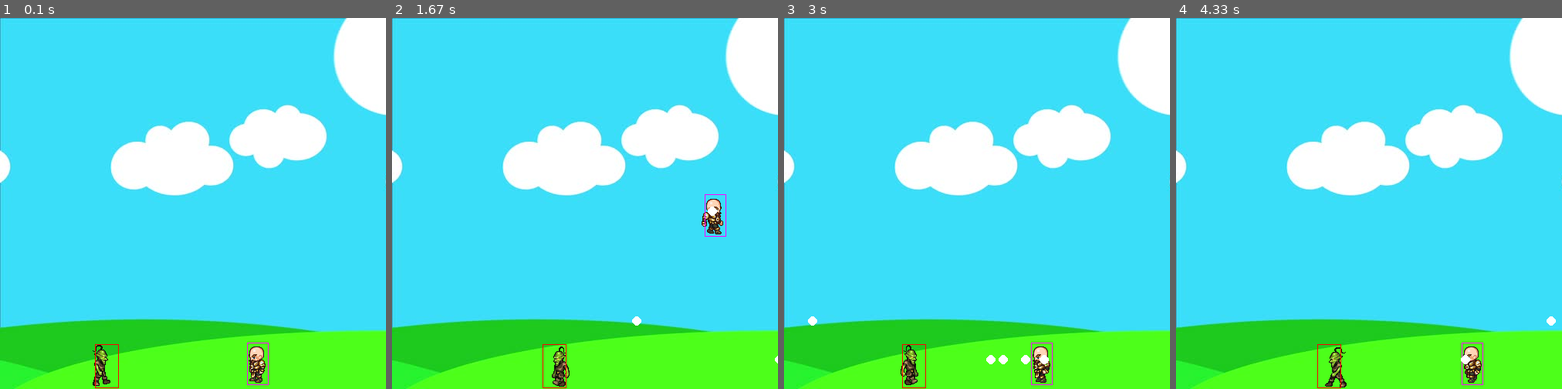
Above: before the commit, frames 1-4 (left to right).
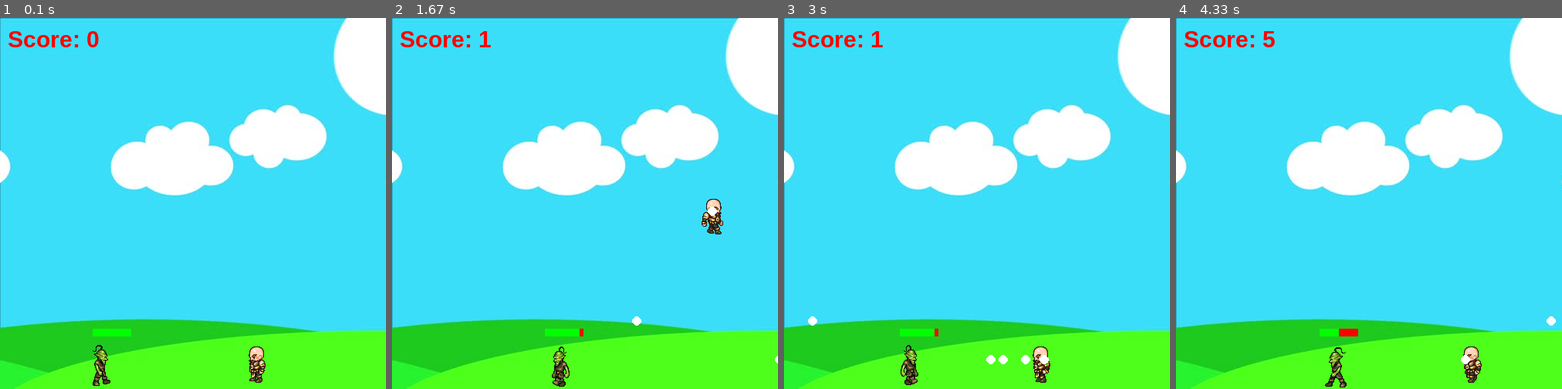
Above: after the commit, the same moments.

Repository: LucasGandara/Knowing_pygame
Game: pygame game, started from Knowing_pygame.py
Same seed, same stepped clock (60 frames per second), same inputs: the game is played once before the commit and once after it.
Inputs:
- Up to frame 1 (0.1 s): no input
- Up to frame 2 (1.67 s): tap Space at 0.33, 0.73, 1.03, 1.23, 1.57 s; hold Right 0.67-1.13 s; hold Up 1.17-1.47 s; hold Right from 1.5 s (still down)
- Up to frame 3 (3 s): tap Space at 1.87, 2.07, 2.37, 2.63, 2.93 s; release Right at 1.97 s; hold Left 2-2.53 s; hold Left 2.57-2.97 s
- Up to frame 4 (4.33 s): hold Up 3-3.37 s; tap Space at 3.07, 3.47, 3.77, 4.13 s; hold Right 3.4-4.03 s; hold Left from 4.07 s (still down)

The runs differ from the first frame. In frame 1, 0.8% of the frame differs, in the area x 2-70%, y 3-100%; in frame 2, 0.8%; in frame 3, 0.8%; in frame 4, 0.8%.

Commit message:
Update Knowing_pygame.py
I added the health bar

Diff:
--- a/Knowing_pygame.py
+++ b/Knowing_pygame.py
@@ -11,6 +11,8 @@
 bg = pygame.image.load(path.join('Sprites','bg.jpg'))
 
 char = pygame.image.load(path.join('Sprites', 'standing.png'))
+
+score = pygame.font.SysFont('Arial', 30, True)
 
 # Clock speed
 clock = pygame.time.Clock()
@@ -29,19 +31,18 @@
         self.walkCount = 0
         self.standing = False
         self.hitbox = (self.x + 20, self.y + 10, 28, 55)
+        self.score = 0
 
         # Cargamos las imagenes que utuilizaremos como sprites
         self.walkRight = [pygame.image.load(path.join('Sprites','R1.png')), pygame.image.load(path.join('Sprites','R2.png')), pygame.image.load(path.join('Sprites','R3.png')),
-                      pygame.image.load(path.join('Sprites','R4.png')), pygame.image.load(path.join('Sprites','R5.png')), pygame.image.load(path.join('Sprites','R6.png')),
-                      pygame.image.load(path.join('Sprites','R7.png')), pygame.image.load(path.join('Sprites','R8.png')), pygame.image.load(path.join('Sprites','R9.png'))]
+                          pygame.image.load(path.join('Sprites','R4.png')), pygame.image.load(path.join('Sprites','R5.png')), pygame.image.load(path.join('Sprites','R6.png')),
+                          pygame.image.load(path.join('Sprites','R7.png')), pygame.image.load(path.join('Sprites','R8.png')), pygame.image.load(path.join('Sprites','R9.png'))]
 
         self.walkLeft =  [pygame.image.load(path.join('Sprites','L1.png')), pygame.image.load(path.join('Sprites','L2.png')), pygame.image.load(path.join('Sprites','L3.png')),
-                      pygame.image.load(path.join('Sprites','L4.png')), pygame.image.load(path.join('Sprites','L5.png')), pygame.image.load(path.join('Sprites','L6.png')),
-                      pygame.image.load(path.join('Sprites','L7.png')), pygame.image.load(path.join('Sprites','L8.png')), pygame.image.load(path.join('Sprites','L9.png'))]
+                          pygame.image.load(path.join('Sprites','L4.png')), pygame.image.load(path.join('Sprites','L5.png')), pygame.image.load(path.join('Sprites','L6.png')),
+                          pygame.image.load(path.join('Sprites','L7.png')), pygame.image.load(path.join('Sprites','L8.png')), pygame.image.load(path.join('Sprites','L9.png'))]
 
     def draw(self, win):
-
-
         # Dibujamos los sprites
         if self.walkCount + 1 >= 27:
             man1.walkCount = 0
@@ -58,8 +59,10 @@
                 win.blit(self.walkRight[0], (self.x, self.y))
             else:
                 win.blit(self.walkLeft[0], (self.x, self.y))
+
         self.hitbox = (self.x + 20, self.y + 10, 28, 55)
-        pygame.draw.rect(win, (255, 0, 255), self.hitbox, 1)
+        # Se dibuja la hitbox
+        #pygame.draw.rect(win, (255, 0, 255), self.hitbox, 1)
 
             #win.blit(char, (self.x,self.y))
 
@@ -97,22 +100,32 @@
         self.walkCount = 0
         self.vel = 3
         self.hitbox = (self.x + 17, self.y + 2, 31, 57)
+        self.health = 10
+        self.visible = True
 
     def draw(self, win):
 
         self.move()
-        if self.walkCount + 1 >= 33:
-            self.walkCount = 0
-
-        if self.vel > 0:
-            win.blit(self.walkRight[self.walkCount//3], (self.x, self.y))
-            self.walkCount += 1
-        else:
-            win.blit(self.walkLeft[self.walkCount//3], (self.x, self.y))
-            self.walkCount += 1
-
-        self.hitbox = (self.x + 17, self.y + 2, 31, 57)
-        pygame.draw.rect(win, (255, 0, 0), self.hitbox , 1)
+
+        if self.visible == True:
+
+            if self.walkCount + 1 >= 33:
+                self.walkCount = 0
+
+            if self.vel > 0:
+                win.blit(self.walkRight[self.walkCount//3], (self.x, self.y))
+                self.walkCount += 1
+            else:
+                win.blit(self.walkLeft[self.walkCount//3], (self.x, self.y))
+                self.walkCount += 1
+
+            pygame.draw.rect(win,  (0, 255,0), (self.hitbox[0], self.hitbox[1] - 20, 50 , 10))
+            if self.health < 10:
+                pygame.draw.rect(win,  (255, 0, 0), ( self.hitbox[0] + 50 - (5 * (10 - self.health)), self.hitbox[1] - 20,  5 * (10 - self.health) , 10))
+
+            self.hitbox = (self.x + 17, self.y + 2, 31, 57)
+            # Dibujar la hitbox
+            #pygame.draw.rect(win, (255, 0, 0), self.hitbox , 1)
 
     def move(self):
         if self.vel > 0:
@@ -133,13 +146,19 @@
                 self.walkCount = 0
 
     def hit(self):
-        print("hit")
+        self.health -= 1 if self.health > 0 else self.health
+        if self.health == 0:
+            self.visible = False
+
+        print("hit, healt: %d" % self.health)
 
 def redrawGameWindow():
     # Para poder mostrarlo se hacer un refresco a la pantalla
     win.blit(bg, (0,0)) # Colocamos la imagen bg de fondo
     man1.draw(win)
     enemy1.draw(win)
+
+    win.blit(score.render("Score: %d" % man1.score, True, (255, 0, 0)), (10,10))
 
     for bullet in bullets:
         bullet.draw(win)
@@ -158,6 +177,8 @@
 bulletavailable = True
 bulletcooldown = 4
 
+
+
 # This is the main loop
 run = True
 while run:
@@ -176,6 +197,7 @@
             if bullet.x + bullet.radius > enemy1.hitbox[0] and bullet.x - bullet.radius < enemy1.hitbox[0] + enemy1.hitbox[2]:
                 enemy1.hit()
                 bullets.pop(x)
+                man1.score += 1
 
         if bullet.x < 500 and bullet.x > 0:
             bullet.x += bullet.vel
